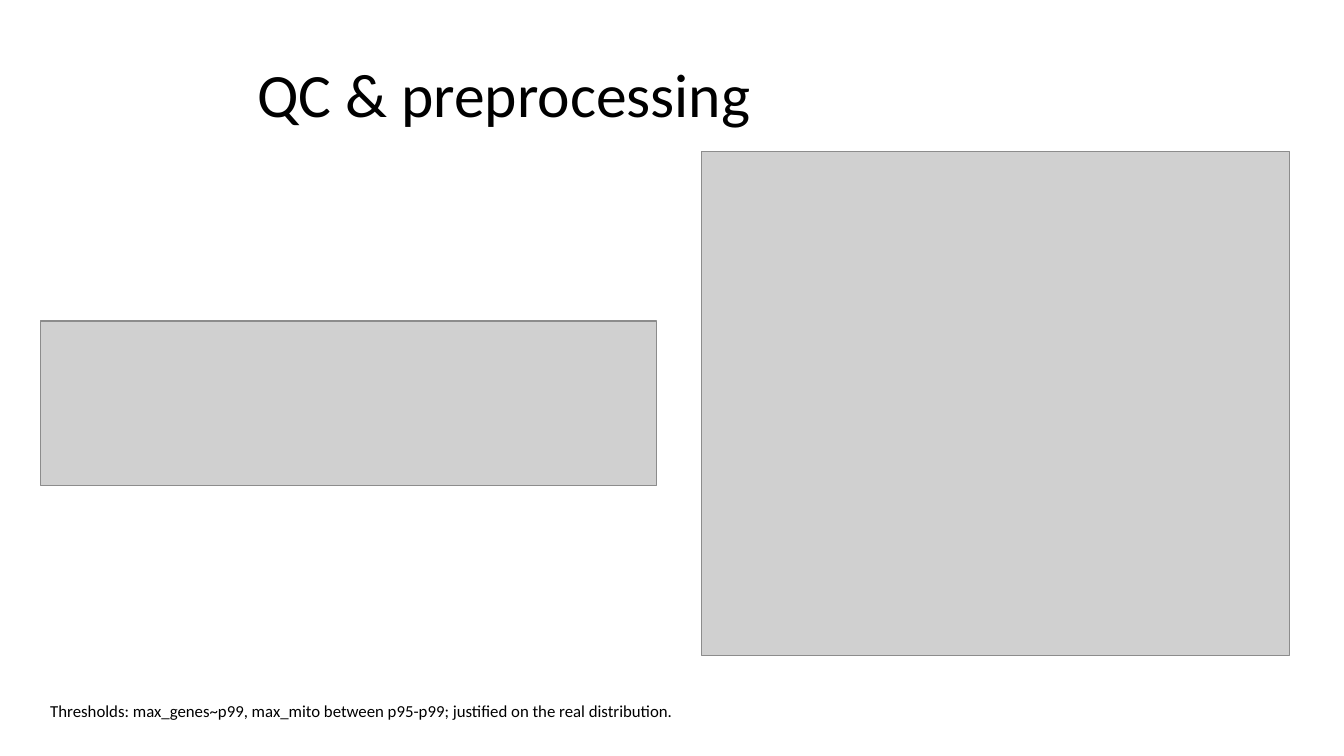
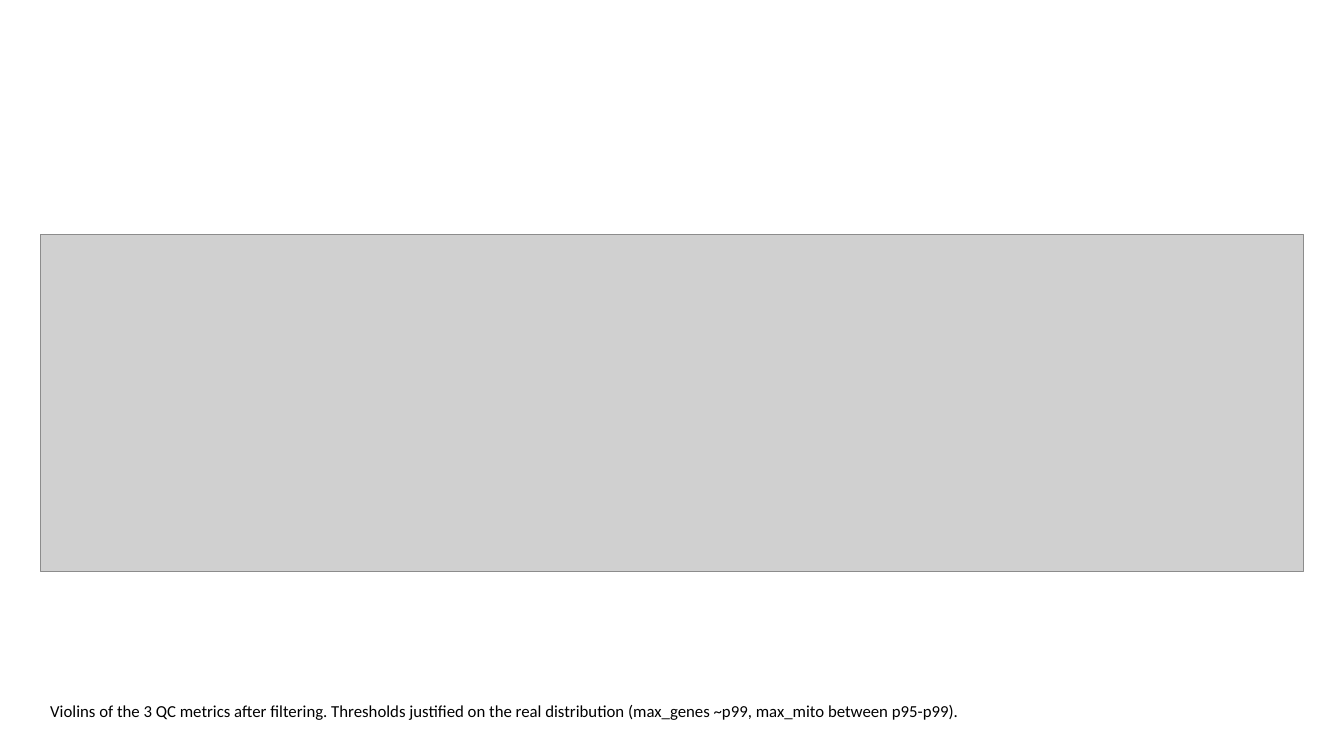
Before and after one commit to MegatronJeremy/ANOA-ANO, a slide deck: slide 4 of results/slides/GI_nanoplastic.pptx. Drawn at 1344x756 pixels with LibreOffice and Linux fonts; fonts in the diff are those of the drawing; grey boxes stand for pictures. Boxes give left, top, right and bottom in pixels: in the first picture for what was removed or moved away, otherwise in the second. Text is boxed around its words. In the diff, an @@ line names an element or a change of style, - is before the commit and + after.

Commit message:
fix: stretch text to full width; split overcrowded figure slides
Two issues after the 16:9 switch:
1. Title/bullet placeholders kept the built-in layout's ~9in (4:3) width, so
   text hugged the left with a dead band on the right -- looked off-centre.
   _stretch() now re-spans every text placeholder to the usable width.
2. The QC slide (violin strip 3.75:1 + scatter) and Bonus slide (module-scores
   + additivity 5:1) crammed two wide figures side by side, shrinking both to
   unreadable. Each is now split into two full-width single-figure slides.

Deck: 11 -> 13 slides. Verified: 0 narrow text placeholders, 0 figure overflow.

```diff
--- a/results/slides/GI_nanoplastic.pptx
+++ b/results/slides/GI_nanoplastic.pptx
@@ title removed at [257, 74, 750, 128] @@
-QC & preprocessing
@@ picture removed at [702, 151, 1290, 655] @@
@@ picture: place and size @@
-picture at [40, 321, 657, 485]
+picture at [40, 235, 1304, 572]
@@ text at [50, 705, 958, 720]: text changed @@
-Thresholds: max_genes~p99, max_mito between p95-p99; justified on the real distribution.
+Violins of the 3 QC metrics after filtering. Thresholds justified on the real distribution (max_genes ~p99, max_mito between p95-p99).
```
Also in this commit, not shown: 4 other slides changed, 8 slides added, 6 slides removed, 1 other file.
